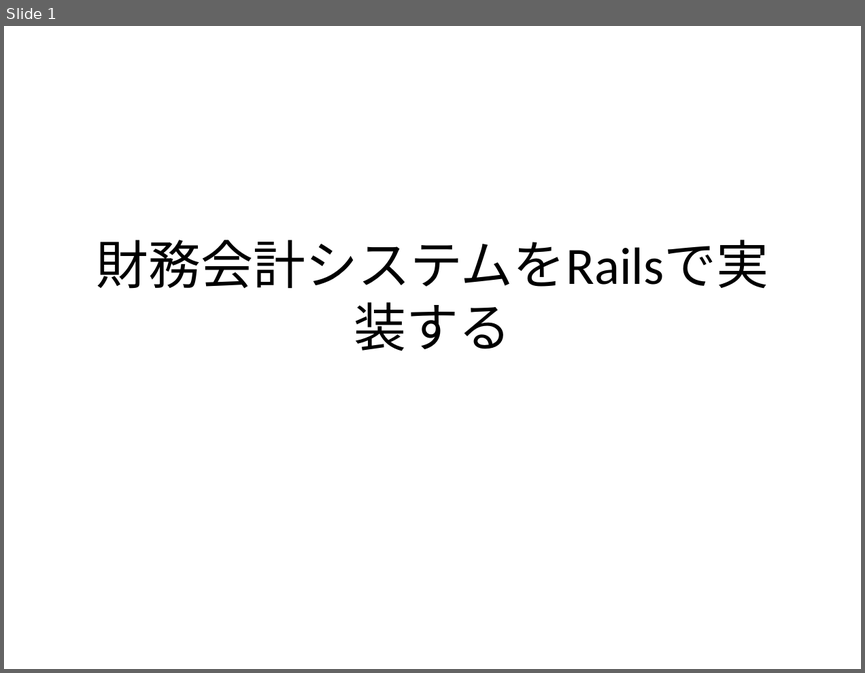
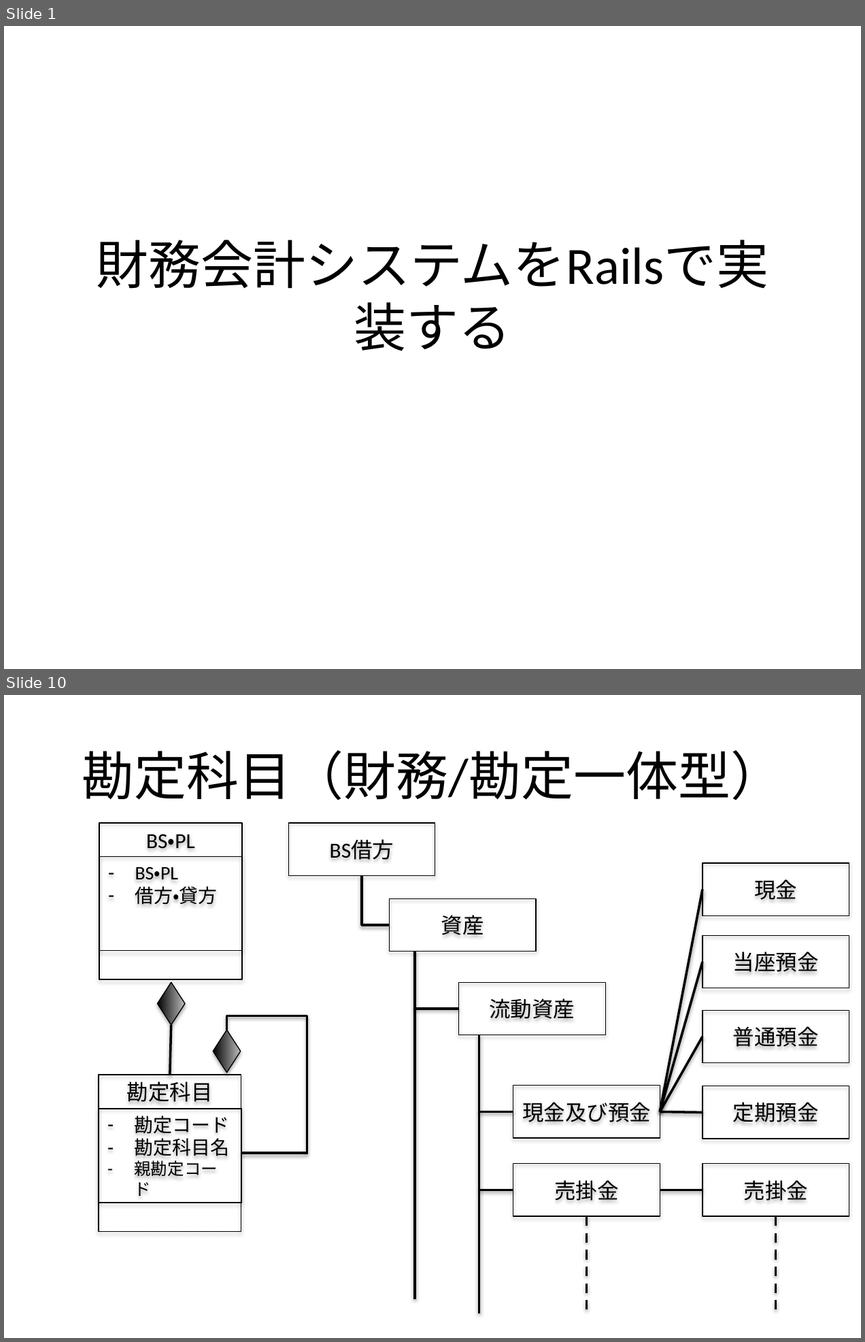
Before and after one commit to k2works/rails_accounting, a slide deck: ppt/プレゼン資料.pptx. Shown one above the other, each under a label of ours: slide 1 before the commit, slides 1 and 10 after it; the slides between them are not shown. The pictures are 865x673 and 865x1342 pixels, drawn with LibreOffice and Linux fonts; fonts in the diff are those of the drawing. Boxes give left, top, right and bottom in pixels: in the first picture for what was removed or moved away, otherwise in the second. Text is boxed around its words. In the diff, an @@ line names an element or a change of style, - is before the commit and + after.

```diff
--- a/ppt/プレゼン資料.pptx
+++ b/ppt/プレゼン資料.pptx
@@ slide 10 added at bbox=[4, 695, 861, 1338], background #FFFFFF @@
@@ title added at bbox=[82, 750, 783, 800], 44 pt, text #000000 @@
+勘定科目（財務/勘定一体型）
@@ rectangle added at bbox=[99, 823, 242, 979], outline #000000 0.75 pt, 18 pt, text #000000 @@
+BS・PL
@@ rectangle added at bbox=[288, 823, 435, 875], outline #000000 0.75 pt, 18 pt, text #000000 @@
+BS借方
@@ rectangle added at bbox=[100, 857, 243, 951], outline #000000 0.75 pt, 16 pt, text #000000 @@
+– BS・PL
+– 借方・貸方
@@ elbow line added from (390, 925) to (361, 876), #000000 2 pt @@
@@ rectangle added at bbox=[702, 863, 849, 915], outline #000000 0.75 pt, 18 pt, text #000000 @@
+現金
@@ line added from (702, 889) to (660, 1111), #000000 2 pt @@
@@ rectangle added at bbox=[390, 899, 536, 951], outline #000000 0.75 pt, 18 pt, text #000000 @@
+資産
@@ rectangle added at bbox=[702, 936, 849, 988], outline #000000 0.75 pt, 18 pt, text #000000 @@
+当座預金
@@ line added from (415, 950) to (415, 1299), #000000 2 pt @@
@@ line added from (702, 962) to (660, 1111), #000000 2 pt @@
@@ diamond added at bbox=[158, 982, 185, 1025], fill gradient #000000 to #BDBDBD, outline #000000 0.75 pt @@
@@ rectangle added at bbox=[459, 982, 606, 1034], outline #000000 0.75 pt, 18 pt, text #000000 @@
+流動資産
@@ elbow line added from (227, 1030) to (241, 1153), #000000 2 pt @@
@@ line added from (415, 1008) to (459, 1008), #000000 2 pt @@
@@ rectangle added at bbox=[702, 1011, 849, 1063], outline #000000 0.75 pt, 18 pt, text #000000 @@
+普通預金
@@ line added from (171, 1025) to (170, 1074), #000000 2 pt @@
@@ diamond added at bbox=[213, 1029, 241, 1072], fill gradient #000000 to #BDBDBD, outline #000000 0.75 pt @@
@@ line added from (479, 1034) to (479, 1312), #000000 2 pt @@
@@ line added from (702, 1036) to (660, 1111), #000000 2 pt @@
@@ rectangle added at bbox=[99, 1074, 241, 1232], outline #000000 0.75 pt, 18 pt, text #000000 @@
+勘定科目
@@ rectangle added at bbox=[513, 1085, 660, 1137], outline #000000 0.75 pt, 18 pt, text #000000 @@
+現金及び預金
@@ rectangle added at bbox=[702, 1086, 849, 1138], outline #000000 0.75 pt, 18 pt, text #000000 @@
+定期預金
@@ rectangle added at bbox=[99, 1108, 242, 1202], outline #000000 0.75 pt, 16 pt, text #000000 @@
+– 勘定コード
+– 勘定科目名
+– 親勘定コード
@@ line added from (479, 1111) to (513, 1111), #000000 2 pt @@
@@ line added from (702, 1113) to (660, 1111), #000000 2 pt @@
@@ rectangle added at bbox=[513, 1164, 660, 1216], outline #000000 0.75 pt, 18 pt, text #000000 @@
+売掛金
@@ rectangle added at bbox=[702, 1164, 849, 1216], outline #000000 0.75 pt, 18 pt, text #000000 @@
+売掛金
@@ line added from (479, 1189) to (513, 1189), #000000 2 pt @@
@@ line added from (702, 1189) to (660, 1189), #000000 2 pt @@
@@ line added from (587, 1216) to (587, 1312), #000000 2 pt dashed @@
@@ line added from (776, 1216) to (776, 1312), #000000 2 pt dashed @@
```
Also in this commit, not shown: 7 slides changed, 6 other slides added, 9 other files.
